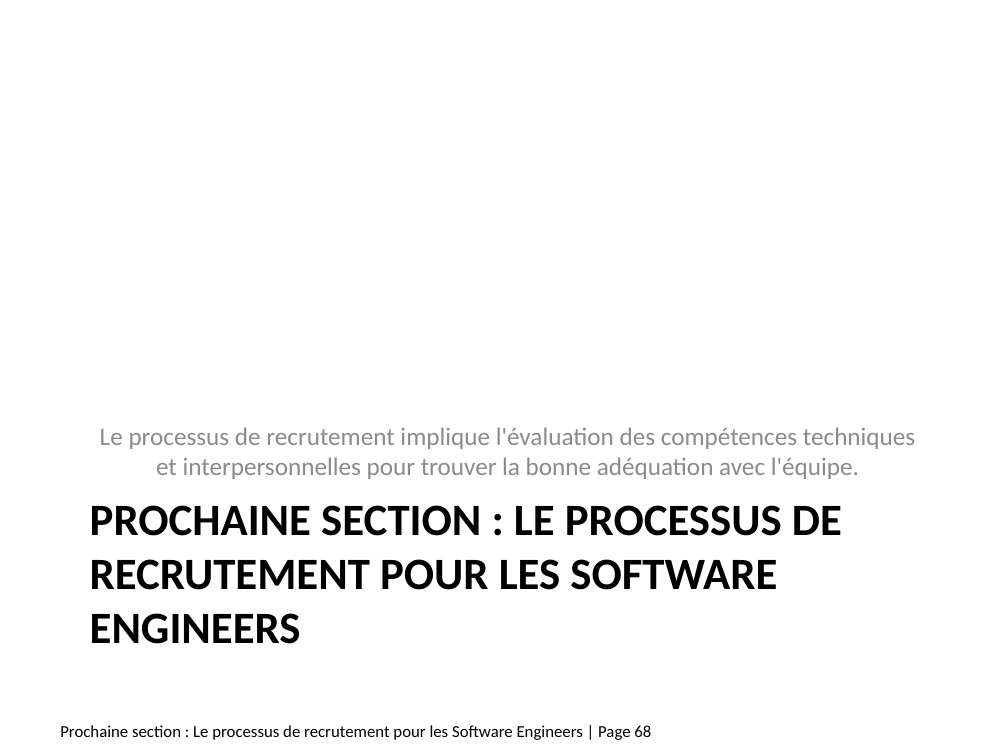
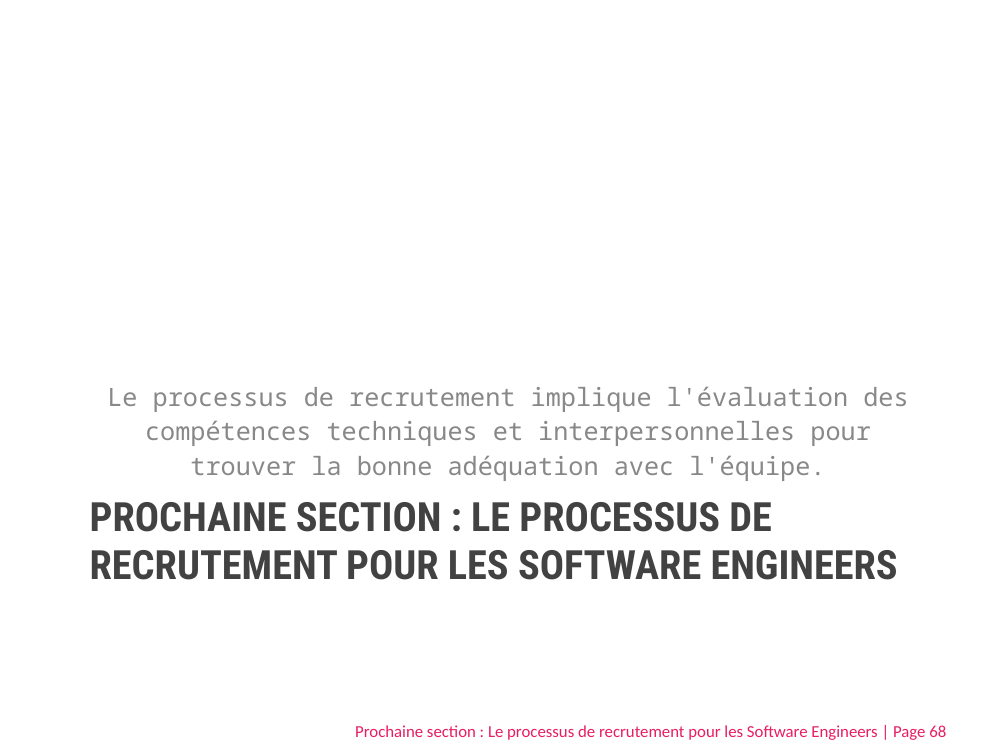
Before and after one commit to Lbelus/CRM_OSINT_COURSE, a slide deck: slide 68 of SWE_essentials/SWE_essentials_fr.pptx. Drawn at 1008x756 pixels with LibreOffice and Linux fonts; fonts in the diff are those of the drawing. Boxes give left, top, right and bottom in pixels: in the first picture for what was removed or moved away, otherwise in the second. Text is boxed around its words. In the diff, an @@ line names an element or a change of style, - is before the commit and + after.

```diff
--- a/SWE_essentials/SWE_essentials_fr.pptx
+++ b/SWE_essentials/SWE_essentials_fr.pptx
@@ text "Le processus de recrutement implique ..." at (107, 387, 908, 481): font Calibri to Noto Sans Mono, text colour #8C8C8C to #888888; line spacing 1 to 1.15; more space between paragraphs @@
@@ title "PROCHAINE SECTION : LE PROCESSUS ..." at (90, 502, 898, 580): size 32 to 28.8 pt, font Calibri to Roboto Condensed, text colour #000000 to #424242 @@
@@ text "Prochaine section : Le processus ..." at (355, 725, 946, 740): text colour #000000 to #E91D63 @@
```
Also in this commit, not shown: 81 other slides changed, 1 other file.
